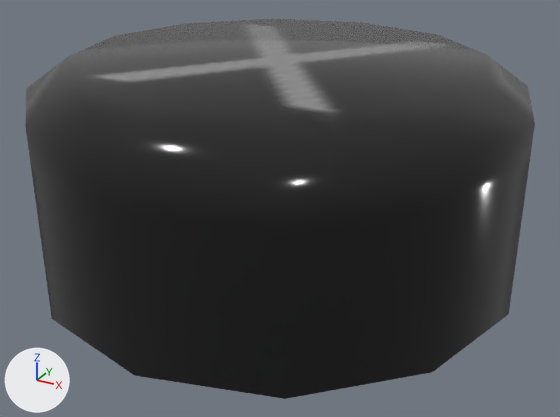
Before and after pictures for a commit that changed the FBX model interface/resources/meshes/controller/touch/touch_l_button_x.fbx.
Rendered twice from a 50 mm camera at (-0.00212, -0.00049, 0.00545) aimed at (-0.00914, 0.01227, -0.00093). The lights are fixed; the arrows at lower left show +X, +Y and +Z.

Names of what the first picture shows: 'main_trigger_PLY.002'.
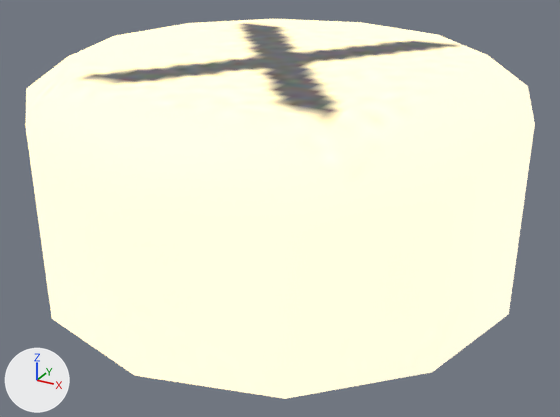
Commit message: Fix emissive channel on touch models

Changed parts and their boxes [x1, y1, x2, y2] in the pictures (560 x 417 px):
'main_trigger_PLY.002', recoloured (black to white)
    both: [25, 19, 535, 399]

Edits to the bpy script that builds the scene:
```text
Add img_l_controller_highlight_dif_jpg:
    img_l_controller_highlight_dif_jpg = load_image('L_controller-highlight_DIF.jpg', '_unpacked/L_controller-highlight_DIF.jpg', 768, 768, 'Non-Color')
Add mat_highlight:
    mat_highlight = bpy.data.materials.new('highlight')
    # uses the picture img_l_controller_highlight_dif_jpg
Change me_untitled_009:
    where me_untitled_009.from_pydata(...)  # 49 vertices, 48 faces; spans x -0.01428..-0.00442, y 0.00768..0.0175, z -0.00222..0.00212
    remove me_untitled_009.materials.append(mat_gloss)
    add me_untitled_009.materials.append(mat_highlight)
```
